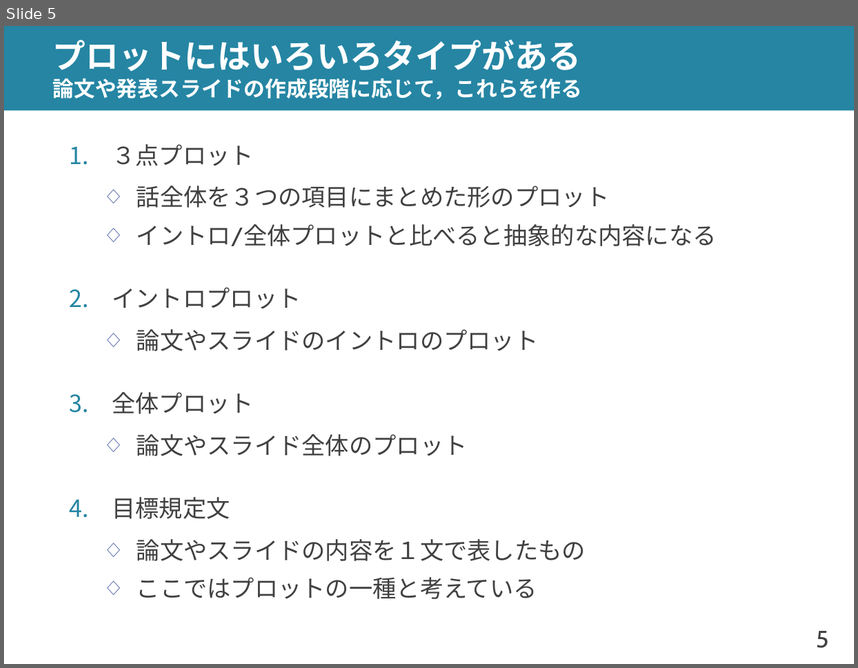
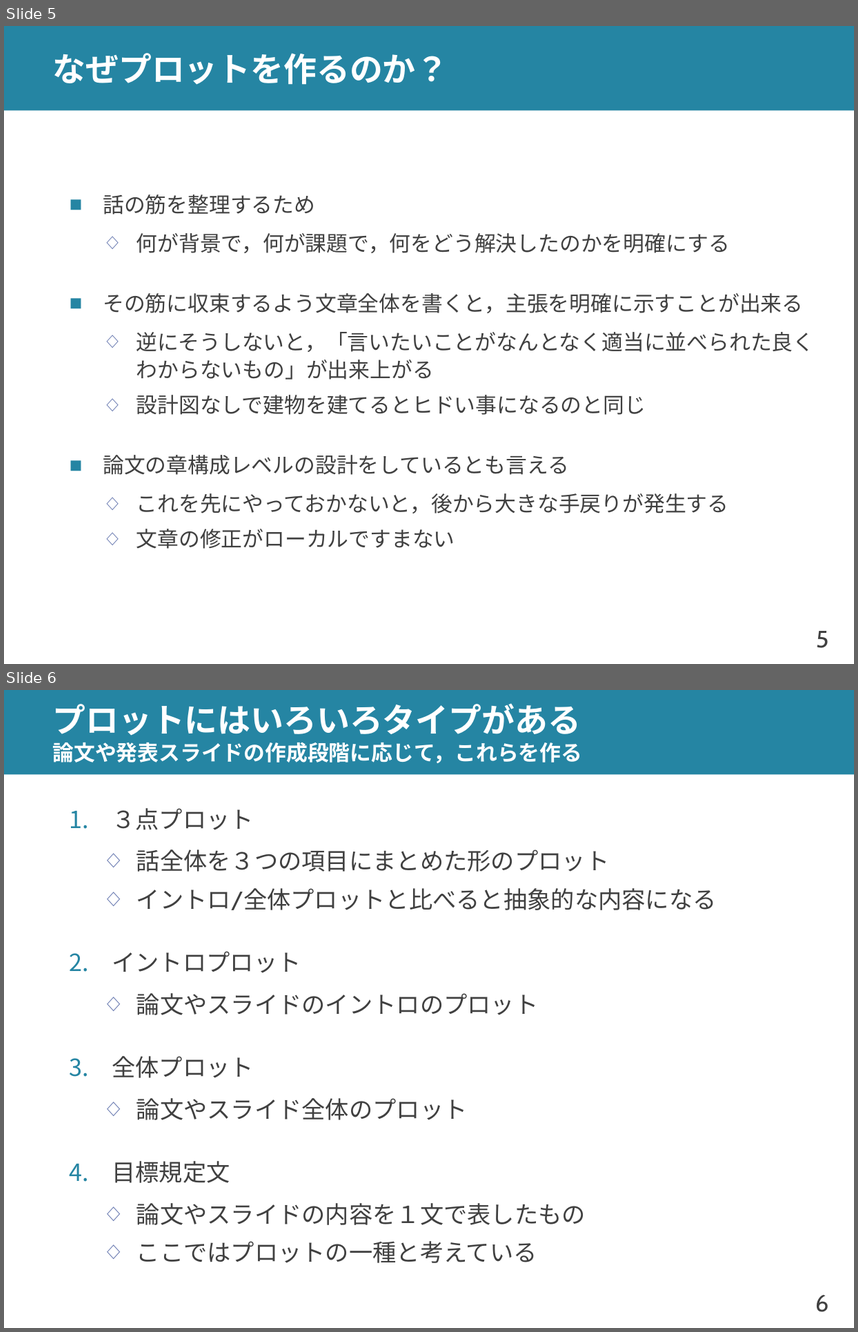
Before and after one commit to shioya-lab/how-to, a slide deck: plot.pptx. Shown one above the other, each under a label of ours: slide 5 before the commit, slides 5 and 6 after it. The pictures are 858x668 and 858x1332 pixels, drawn with LibreOffice and Linux fonts; fonts in the diff are those of the drawing. Boxes give left, top, right and bottom in pixels: in the first picture for what was removed or moved away, otherwise in the second. Text is boxed around its words. In the diff, an @@ line names an element or a change of style, - is before the commit and + after.

```diff
--- a/plot.pptx
+++ b/plot.pptx
@@ slide 5 added at <box>4,26,854,664</box>, background #FFFFFF; not listed: 2 template elements that a slide beside it also shows @@
@@ title added at <box>53,53,449,85</box>, 28 pt, text #FFFFFF, bold @@
+なぜプロットを作るのか？
@@ text added at <box>103,194,815,548</box>, 18 pt, text #404040 @@
+■ 話の筋を整理するため
+  ◇ 何が背景で，何が課題で，何をどう解決したのかを明確にする
+■ その筋に収束するよう文章全体を書くと，主張を明確に示すことが出来る
+  ◇ 逆にそうしないと，「言いたいことがなんとなく適当に並べられた良くわからないもの」が出来上がる
+  ◇ 設計図なしで建物を建てるとヒドい事になるのと同じ
+■ 論文の章構成レベルの設計をしているとも言える
+  ◇ これを先にやっておかないと，後から大きな手戻りが発生する
+  ◇ 文章の修正がローカルですまない
@@ what was slide 5 is now slide 6 @@
@@ page number at <box>815,1294,829,1312</box>: text changed @@
-5
+6
```
Also in this commit, not shown: 3 slides changed, 1 other file.
